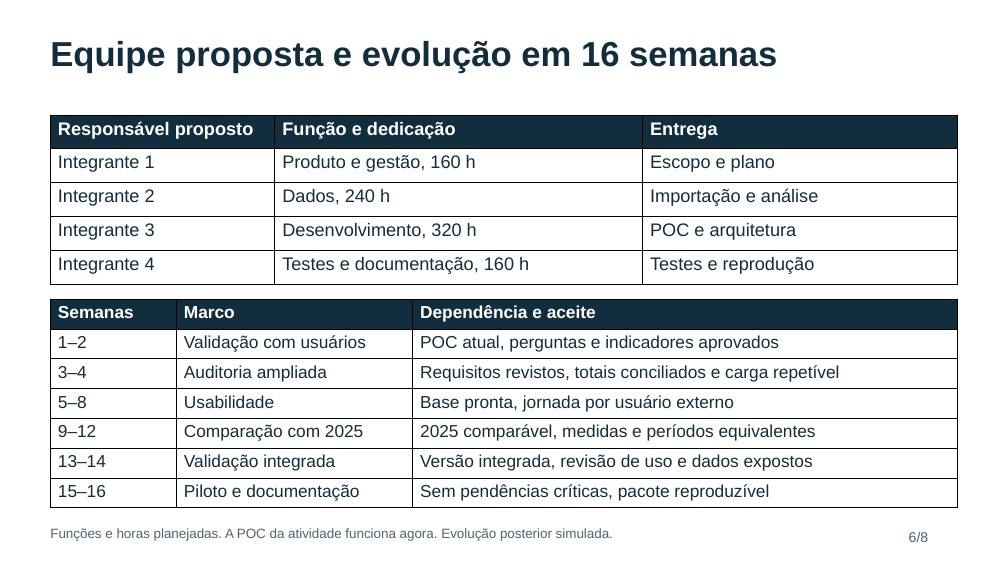
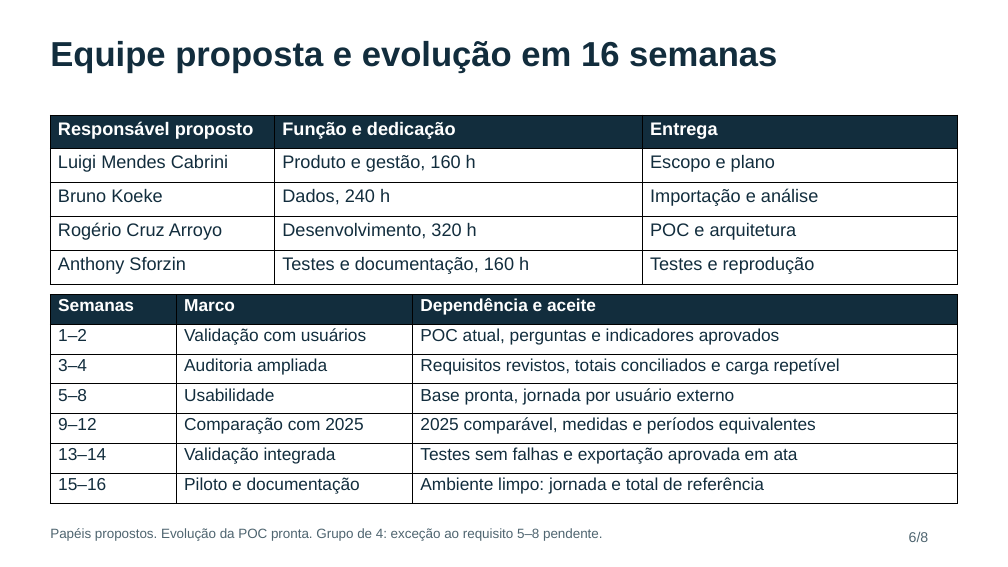
Before and after one commit to Stratfy/cp5-data, a slide deck: slide 6 of docs/apresentacao_pagamentos_es_2024.pptx. Drawn at 1008x567 pixels with LibreOffice and Linux fonts; fonts in the diff are those of the drawing. Boxes give left, top, right and bottom in pixels: in the first picture for what was removed or moved away, otherwise in the second. Text is boxed around its words. In the diff, an @@ line names an element or a change of style, - is before the commit and + after.

Commit message:
Completa identificação do grupo e valida dados incompletos

```diff
--- a/docs/apresentacao_pagamentos_es_2024.pptx
+++ b/docs/apresentacao_pagamentos_es_2024.pptx
@@ table at (51,115,958,284) @@
-row 2, column 1: Integrante 1
+row 2, column 1: Luigi Mendes Cabrini
-row 3, column 1: Integrante 2
+row 3, column 1: Bruno Koeke
-row 4, column 1: Integrante 3
+row 4, column 1: Rogério Cruz Arroyo
-row 5, column 1: Integrante 4
+row 5, column 1: Anthony Sforzin
@@ table at (51,295,958,504) @@
-row 6, column 3: Versão integrada, revisão de uso e dados expostos
+row 6, column 3: Testes sem falhas e exportação aprovada em ata
-row 7, column 3: Sem pendências críticas, pacote reproduzível
+row 7, column 3: Ambiente limpo: jornada e total de referência
@@ table: place and size @@
-table at (51,299,958,508)
+table at (51,295,958,504)
@@ text at (50,528,603,541): text changed @@
-Funções e horas planejadas. A POC da atividade funciona agora. Evolução posterior simulada.
+Papéis propostos. Evolução da POC pronta. Grupo de 4: exceção ao requisito 5–8 pendente.
```
Also in this commit, not shown: 3 other slides changed, 13 other files.
